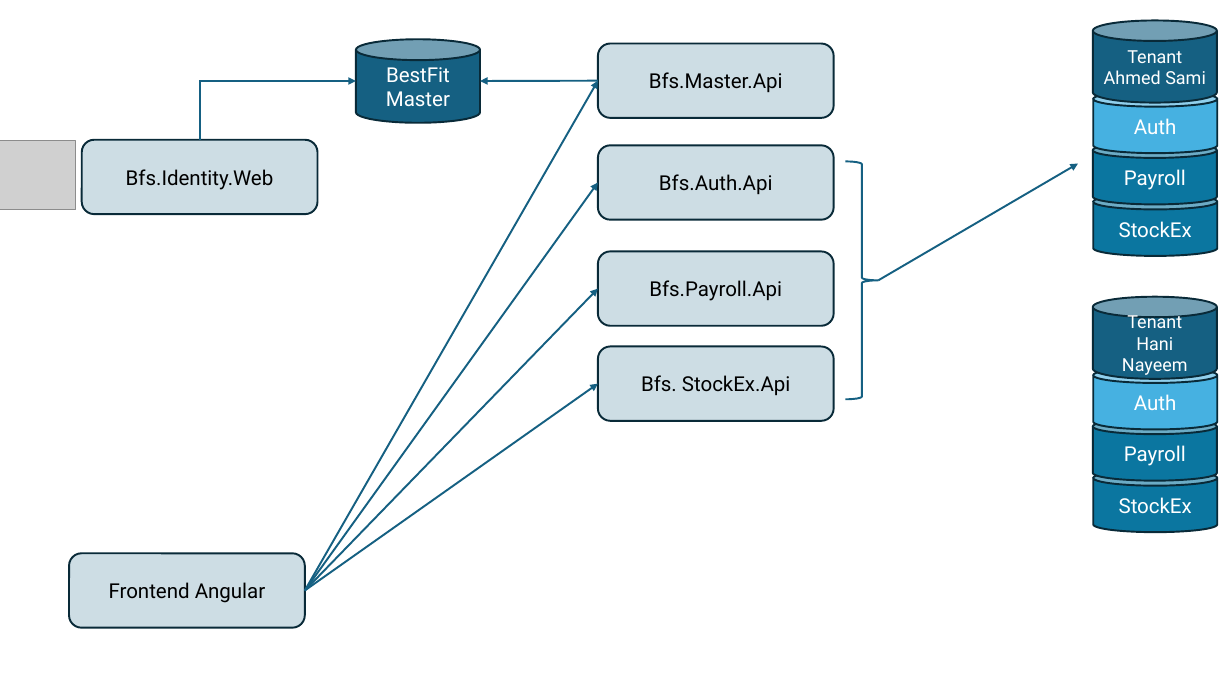
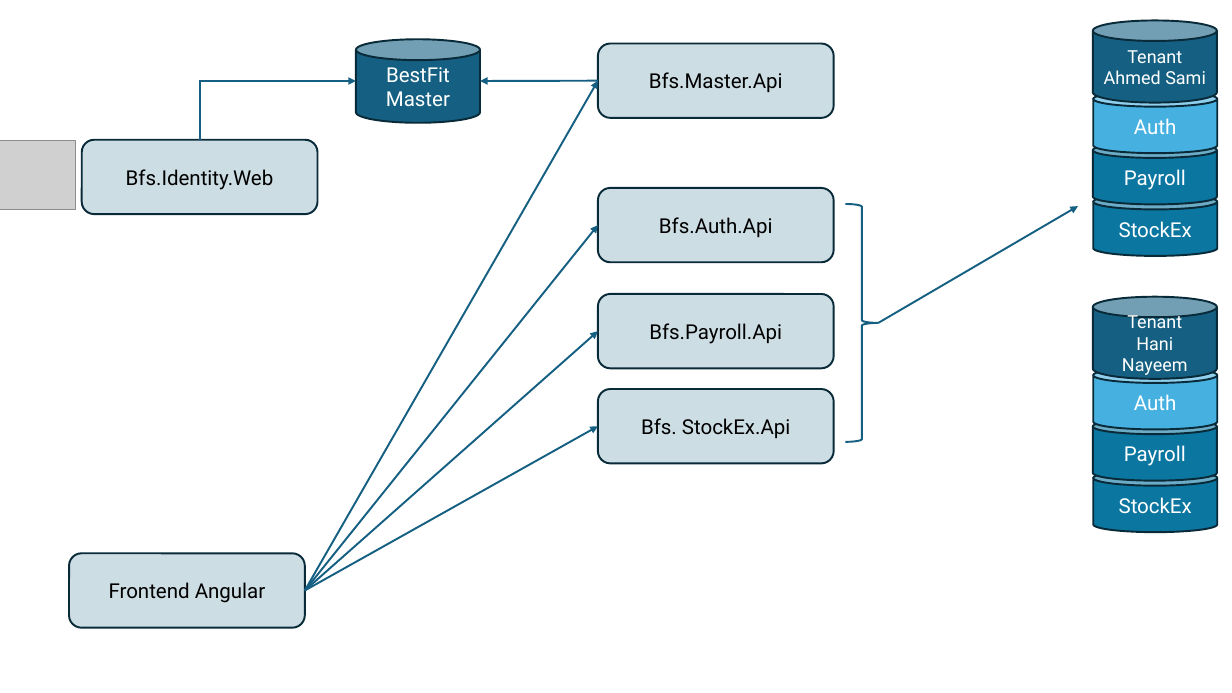
Before and after one commit to AlphaOmegaFirstLast/Bfs_V1, a slide deck: slide 1 of Admin/_Documents/Docs.pptx. Drawn at 1232x693 pixels with LibreOffice and Linux fonts; fonts in the diff are those of the drawing; grey boxes stand for pictures. Boxes give left, top, right and bottom in pixels: in the first picture for what was removed or moved away, otherwise in the second. Text is boxed around its words. In the diff, an @@ line names an element or a change of style, - is before the commit and + after.

```diff
--- a/Admin/_Documents/Docs.pptx
+++ b/Admin/_Documents/Docs.pptx
@@ rounded rectangle "Bfs.Auth.Api": place and size @@
-rounded rectangle "Bfs.Auth.Api" at [598,145,834,219]
+rounded rectangle "Bfs.Auth.Api" at [598,188,834,262]
@@ 1 rounded rectangle, 1 right brace, 1 arrow: place and size @@
-1 rounded rectangle, 1 right brace, 1 arrow at [598,162,1079,421]
+1 rounded rectangle, 1 right brace, 1 arrow at [598,204,1079,463]
@@ arrow moved from (305, 591) - (598, 183) to (305, 591) - (598, 226) @@
@@ rounded rectangle "Bfs.Payroll.Api": place and size @@
-rounded rectangle "Bfs.Payroll.Api" at [598,251,834,325]
+rounded rectangle "Bfs.Payroll.Api" at [598,294,834,368]
@@ arrow moved from (305, 591) - (598, 288) to (305, 591) - (598, 331) @@
@@ arrow moved from (305, 591) - (598, 384) to (305, 591) - (598, 426) @@
```
